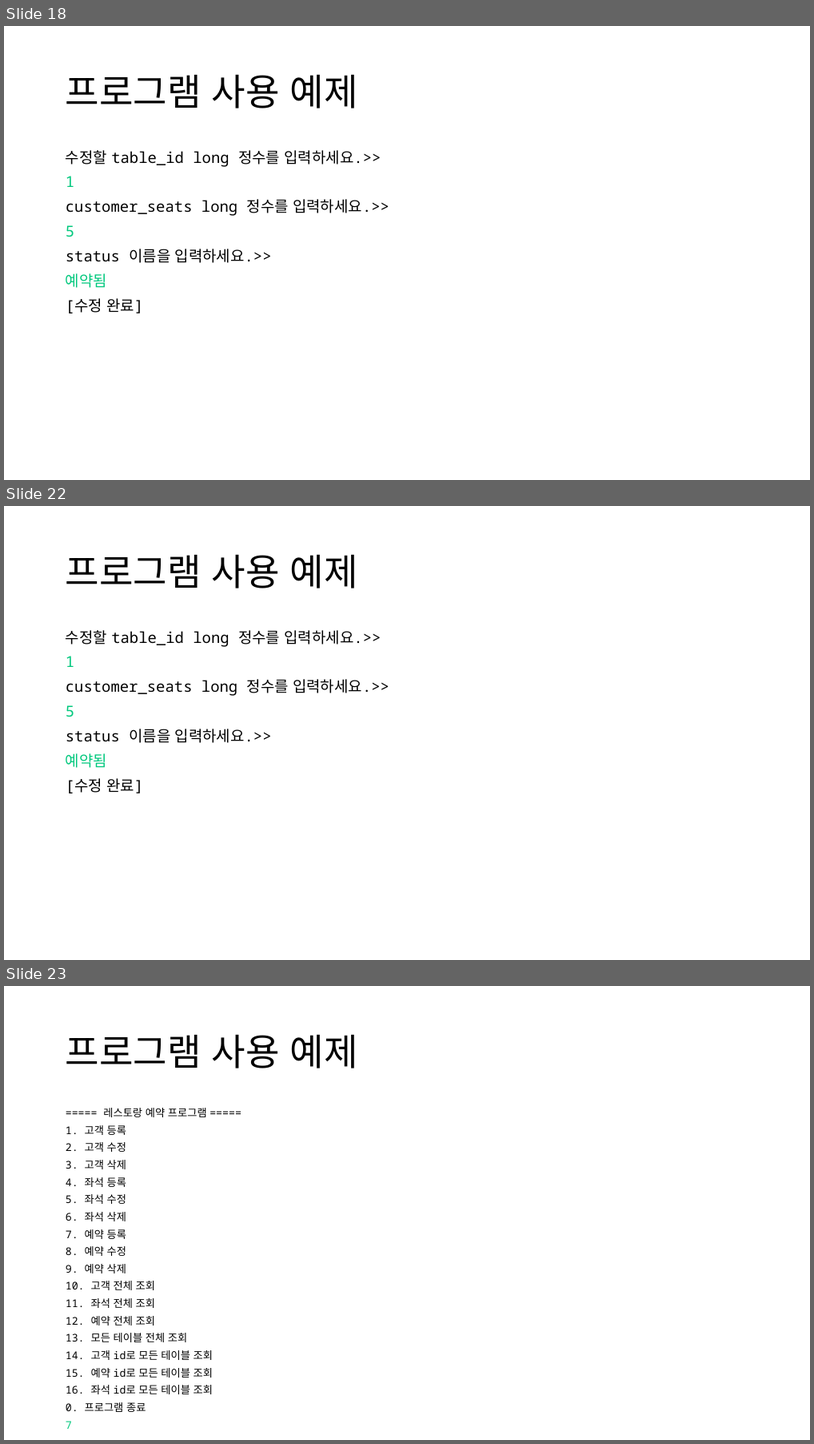
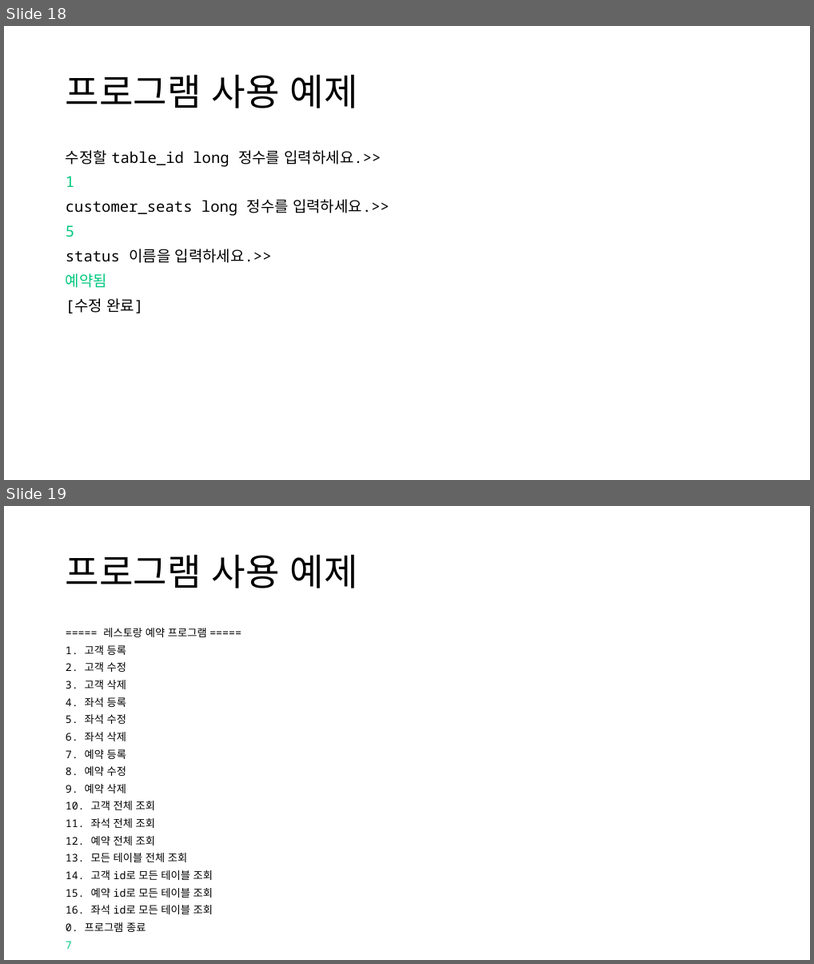
Before and after one commit to TaYaKi71751/gukbi, a slide deck: ppt/Oracle DB Project.pptx. Shown one above the other, each under a label of ours: slides 18, 22 and 23 before the commit, slides 18 and 19 after it; the slides between them are not shown. The pictures are 814x1444 and 814x964 pixels, drawn with LibreOffice and Linux fonts; fonts in the diff are those of the drawing. Boxes give left, top, right and bottom in pixels: in the first picture for what was removed or moved away, otherwise in the second. Text is boxed around its words. In the diff, an @@ line names an element or a change of style, - is before the commit and + after.

```diff
--- a/ppt/Oracle DB Project.pptx
+++ b/ppt/Oracle DB Project.pptx
@@ slide 22 removed at (x1=4, y1=506, x2=810, y2=960), background #FFFFFF @@
@@ title removed at (x1=66, y1=554, x2=358, y2=588) @@
-프로그램 사용 예제
@@ text removed at (x1=66, y1=630, x2=390, y2=793) @@
-수정할 table_id long 정수를 입력하세요.>>
-1
-customer_seats long 정수를 입력하세요.>>
-5
-status 이름을 입력하세요.>>
-예약됨
-[수정 완료]
@@ what was slide 23 is now slide 19 @@
```
Also in this commit, not shown: 1 slide added, 4 other slides removed, 1 other file.
